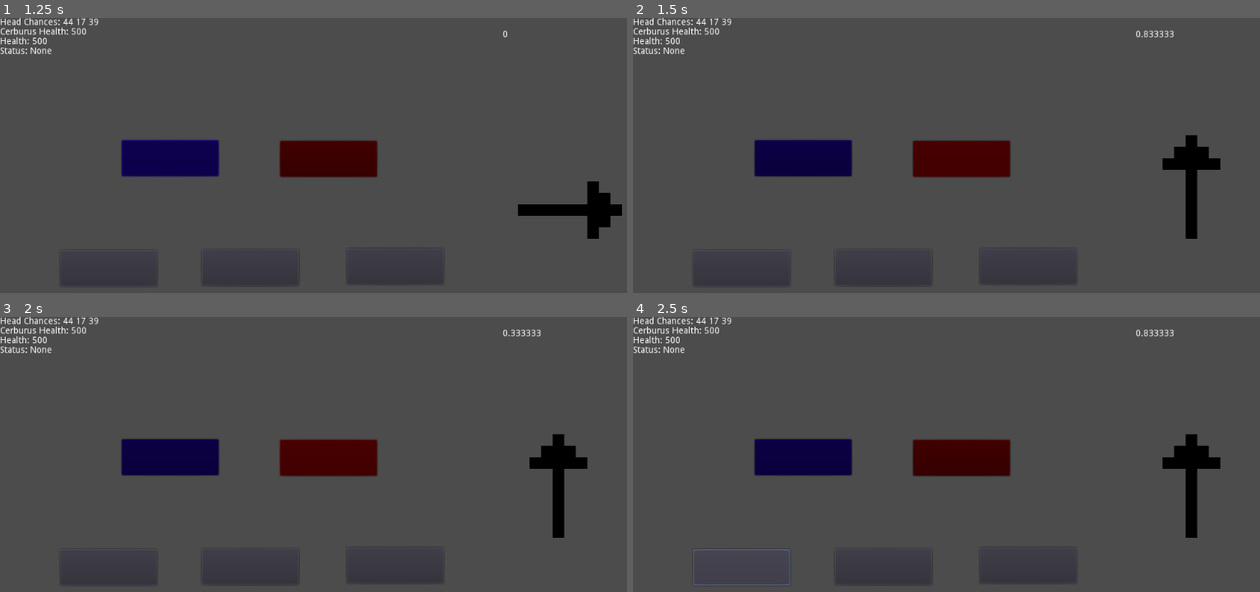
Above: before the commit, frames 1-4 (two rows, left to right).
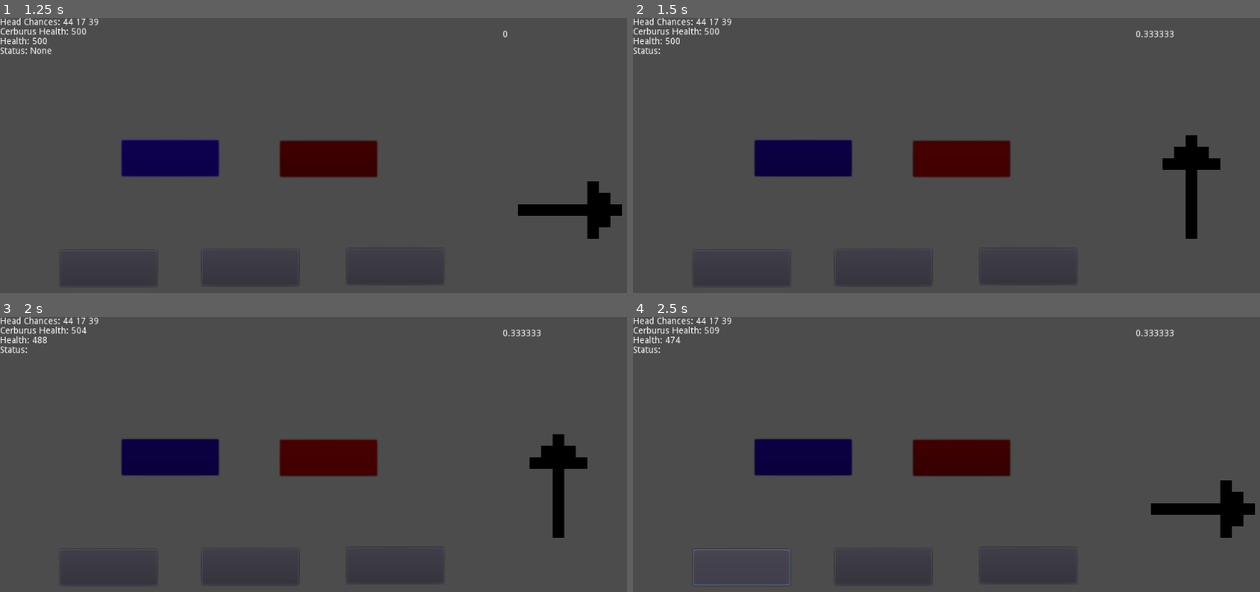
Above: after the commit, the same moments.

Repository: OneTachi/mini-jam-pumpkin
Game: Godot game, scene res://World/World.tscn
The game is run twice, just before and just after one commit, with the same random seed, the same clock (stepped at 60 frames per second) and the same inputs.
Inputs (mouse positions are in pixels of both pictures, inside the frame that each line leads up to):
- Up to frame 1 (1.25 s): click (169, 158) at 0.5 s
- Up to frame 2 (1.5 s): click (959, 158) at 1.25 s
- Up to frame 3 (2 s): no input
- Up to frame 4 (2.5 s): click (739, 567) at 2 s

Frame 1 is identical in both runs. In frame 2, less than 0.1% of the frame differs, in the area x 4-82%, y 5-14%; in frame 3, less than 0.1%; in frame 4, 2.3%, in the area x 4-100%, y 3-81%.

Commit message:
add combat dmg and gain health

Diff:
--- a/World/World.gd
+++ b/World/World.gd
@@ -58,7 +58,7 @@
 			else:
 				do_combat()
 				in_combat = true
-
+			update_text()
 				#TODO After battle stuff
 
 			#take_damage(cerb, 20, player.stats.base_dmg,1)
@@ -76,6 +76,12 @@
 	 '\nCerburus Health: ' + str(cerb.stats.health) + '\nHealth: '
 	+ str(player.stats.health) + '\nStatus: ' + str(status))
 
+func update_text():
+	chance_text.parse_bbcode('Head Chances: ' + str(cerb_return[1]) + ' '
+	+ str(cerb_return[2]) + ' ' + str(cerb_return[3]) +
+	 '\nCerburus Health: ' + str(cerb.stats.health) + '\nHealth: '
+	+ str(player.stats.health) + '\nStatus: ')
+
 func check_win():
 	if cerb.stats.health <= 0:
 		print('You Win!')
@@ -89,32 +95,28 @@
 	var direction = keys.pop_front()
 	neededInputKey = direction
 	pop_key(direction)
-	debug_number += 1
-	print(debug_number)
+	#debug_number += 1
+	#print(debug_number)
 
 func pop_key(dir):
 	arrow_sprite.rotation_degrees = arrow_rotations[dir]
-	timer.start(1)
+	timer.start(.5)
 
 func handle_input(key):
 	if !in_combat:
 		return
-	handle_one_combat_result(null)
+	handle_one_combat_result('won')
 
 func handle_one_combat_result(result):
+	if result != null:
+		won_combat += 1
+		take_damage(cerb, 20, 20, 1)
+		take_heal(player, 10, 5, 1)
+	else:
+		take_damage(player, 20, 10, 1)
+		take_heal(cerb, 10, 1, 1)
 	combat_turn += 1
 	timer.stop()
-	if result == 'loss':
-		loss_in_combat()
-	else:
-		win_in_combat()
-
-func loss_in_combat():
-	print('L')
-	turn_manager('attack', null)
-
-func win_in_combat():
-	won_combat += 1
 	turn_manager('attack', null)
 
 func take_damage(who, iRange, base, multiplier):
@@ -130,4 +132,4 @@
 
 
 func _on_Timer_timeout():
-	handle_one_combat_result('loss')
+	handle_one_combat_result(null)
